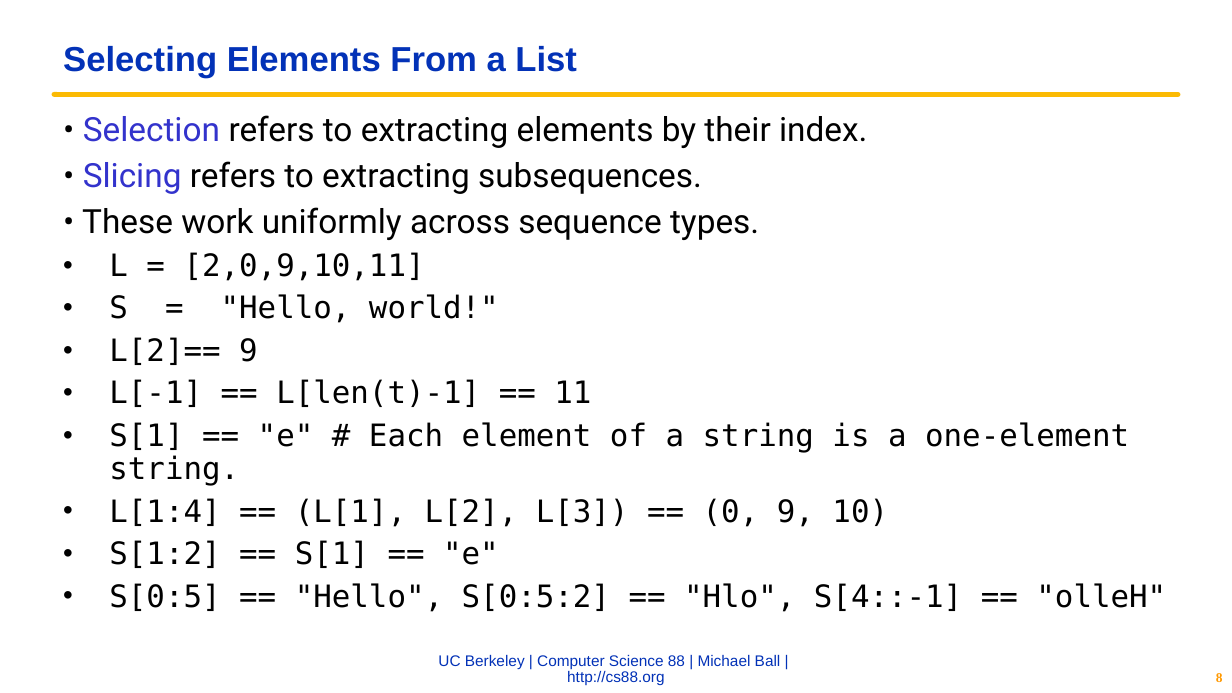
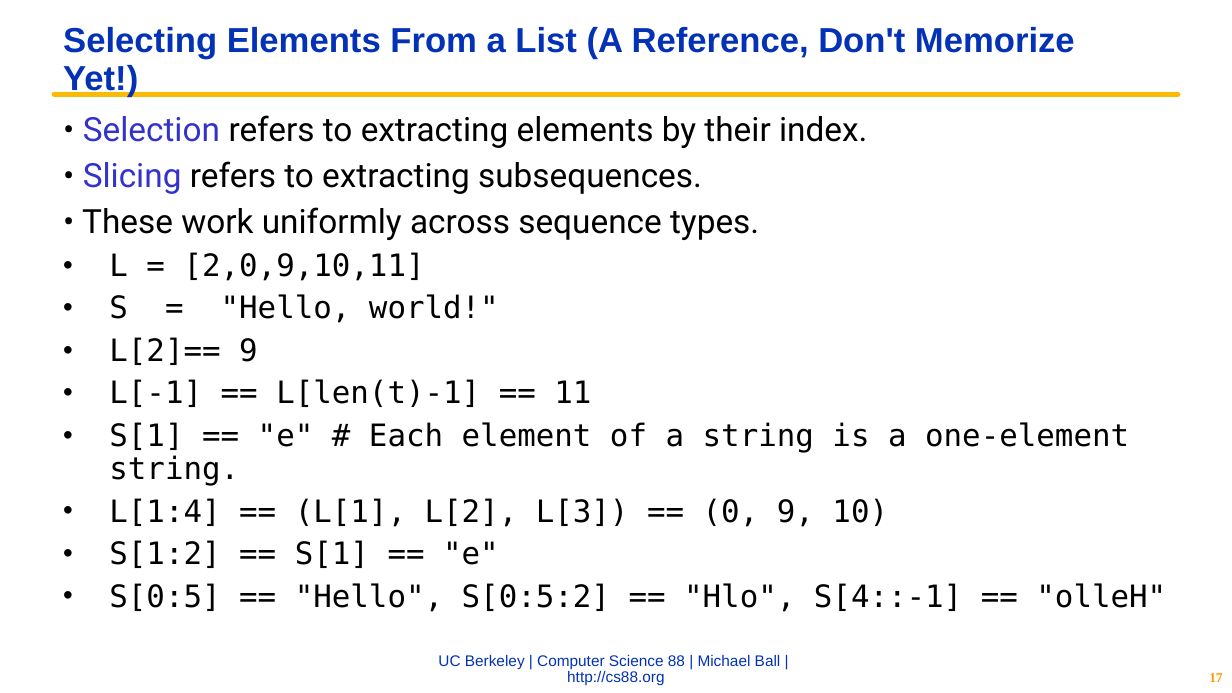
Before and after one commit to cs88-website/fa22, a slide deck: slide 17 of assets/slides/fa22/04-Lists.pptx (slide 8 before the commit). Drawn at 1232x693 pixels with LibreOffice and Linux fonts; fonts in the diff are those of the drawing; background and template pictures are left out. Boxes give left, top, right and bottom in pixels: in the first picture for what was removed or moved away, otherwise in the second. Text is boxed around its words. In the diff, an @@ line names an element or a change of style, - is before the commit and + after.

```diff
--- a/assets/slides/fa22/04-Lists.pptx
+++ b/assets/slides/fa22/04-Lists.pptx
@@ title at bbox=[63, 27, 1075, 97]: text changed @@
-Selecting Elements From a List
+Selecting Elements From a List (A Reference, Don't Memorize Yet!)
@@ page number at bbox=[1209, 673, 1222, 682]: text changed @@
-8
+17
```
Also in this commit, not shown: 9 other slides changed, 6 slides added, 2 slides removed, 4 other files.
